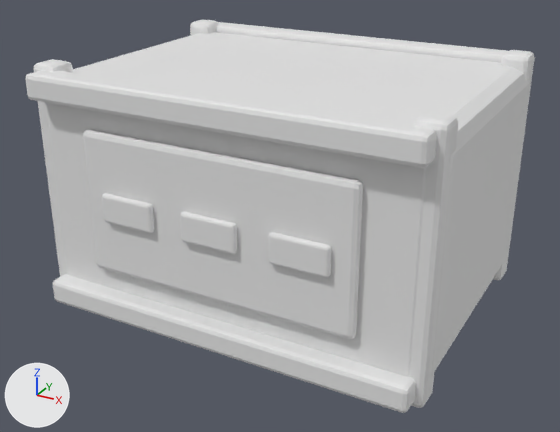
The glTF model godot/assets/generated/industrial/dz_cargo_crate.glb as it was, and as the next commit left it.
Both versions are drawn from a 50 mm camera at (1.183, -2.231, 1.401) aimed at (-0.008, -0.065, 0.319). The lights are fixed; the arrows at lower left show +X, +Y and +Z. The older version comes first.

Before the edit, the objects in view are built like this:
```python
ob_cornerrail_0_63_0_43 = bpy.data.objects.new('CornerRail_0.63_0.43', me_cube_006)
ob_cornerrail_0_63_0_43.location = (0.63, 0.43, 0.44)
ob_cornerrail_0_63__0_43 = bpy.data.objects.new('CornerRail_0.63_-0.43', me_cube_005)
ob_cornerrail_0_63__0_43.location = (0.63, -0.43, 0.44)
ob_cornerrail__0_63__0_43 = bpy.data.objects.new('CornerRail_-0.63_-0.43', me_cube_003)
ob_cornerrail__0_63__0_43.location = (-0.63, -0.43, 0.44)
ob_cratebody = bpy.data.objects.new('CrateBody', me_cube)
ob_cratebody.location = (0.0, 0.0, 0.44)
ob_cratepanelfront = bpy.data.objects.new('CratePanelFront', me_cube_001)
ob_cratepanelfront.location = (0.0, -0.49, 0.44)
ob_framerear_0_8 = bpy.data.objects.new('FrameRear_0.8', me_cube_010)
ob_framerear_0_8.location = (0.0, 0.49, 0.8)
ob_frametop_0_08 = bpy.data.objects.new('FrameTop_0.08', me_cube_007)
ob_frametop_0_08.location = (0.0, -0.49, 0.08)
ob_frametop_0_8 = bpy.data.objects.new('FrameTop_0.8', me_cube_009)
ob_frametop_0_8.location = (0.0, -0.49, 0.8)
ob_hazardtab_2 = bpy.data.objects.new('HazardTab_2', me_cube_013)
ob_hazardtab_2.location = (0.3, -0.515, 0.44)
# also in view: 'HazardTab_1' at (0.0, -0.515, 0.44); 'HazardTab_0' at (-0.3, -0.515, 0.44)
```
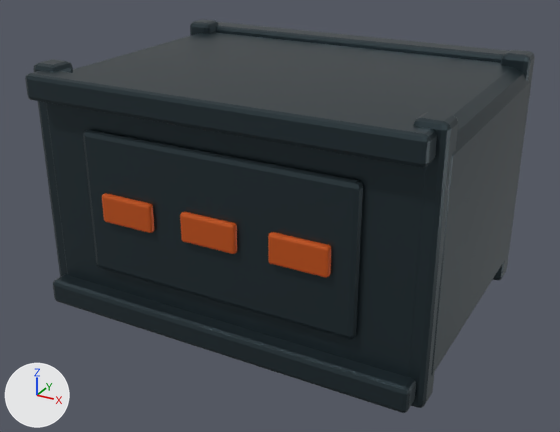
Diff of the bpy script that builds the scene:
```diff
--- a/godot/assets/generated/industrial/dz_cargo_crate.glb.py
+++ b/godot/assets/generated/industrial/dz_cargo_crate.glb.py
@@ mat_dz_darksteel @@
 mat_dz_darksteel = principled_material('DZ_DarkSteel')
-mat_dz_darksteel.base_color = (0.8, 0.8, 0.8)  # white #e7e7e7
+mat_dz_darksteel.base_color = (0.035, 0.055, 0.065)  # dark blue #354248
+mat_dz_darksteel.metallic = 0.72
@@ mat_dz_hazardorange @@
 mat_dz_hazardorange = principled_material('DZ_HazardOrange')
-mat_dz_hazardorange.base_color = (0.8, 0.8, 0.8)  # white #e7e7e7
+mat_dz_hazardorange.base_color = (0.64, 0.105, 0.012)  # orange #d15b1d
```

What differs and where, as boxes (x1, y1, x2, y2) in the pictures (560 x 432 px):
'CrateBody', recoloured, surface changed (darker): (46, 32, 530, 377) in both
'CratePanelFront', recoloured, surface changed (darker): (83, 130, 363, 339) in both
'FrameTop_0.8', recoloured, surface changed (darker): (25, 70, 437, 168) in both
'FrameTop_0.08', recoloured, surface changed (darker): (53, 274, 416, 413) in both
'CornerRail_0.63_-0.43', recoloured, surface changed (darker): (410, 112, 458, 408) in both
'FrameRear_0.8', recoloured, surface changed (darker): (216, 22, 508, 63) in both
'HazardTab_2', recoloured (white to orange): (268, 232, 331, 278) in both
'HazardTab_1', recoloured (white to orange): (180, 211, 237, 254) in both
'CornerRail_-0.63_-0.43', recoloured, surface changed (white to dark blue): (34, 59, 73, 277) in both
'HazardTab_0', recoloured (white to orange): (102, 193, 155, 233) in both
'CornerRail_0.63_0.43', recoloured, surface changed: (493, 50, 535, 280) in both
'CornerRail_-0.63_0.43', recoloured, surface changed (darker): (190, 19, 219, 36) in both
